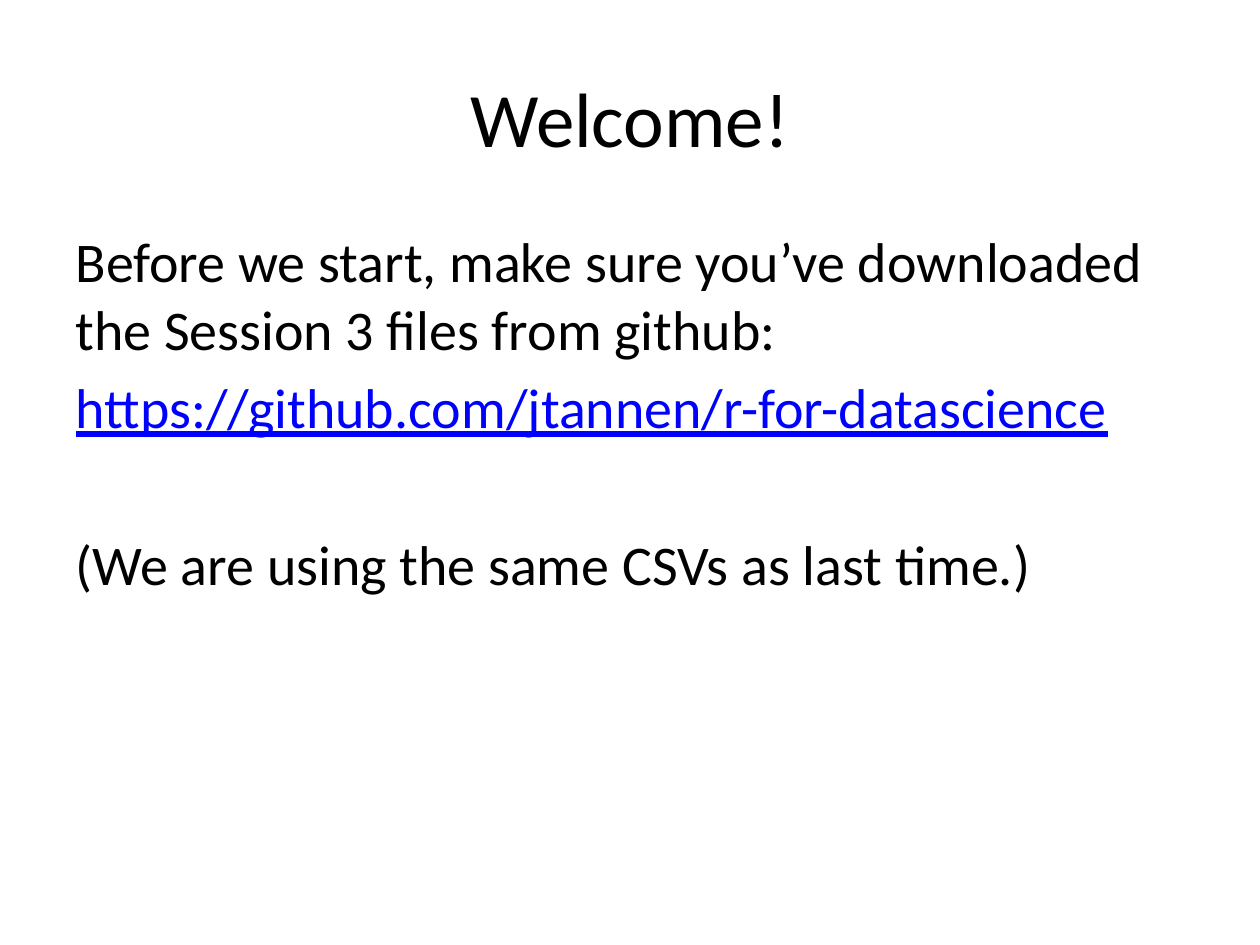
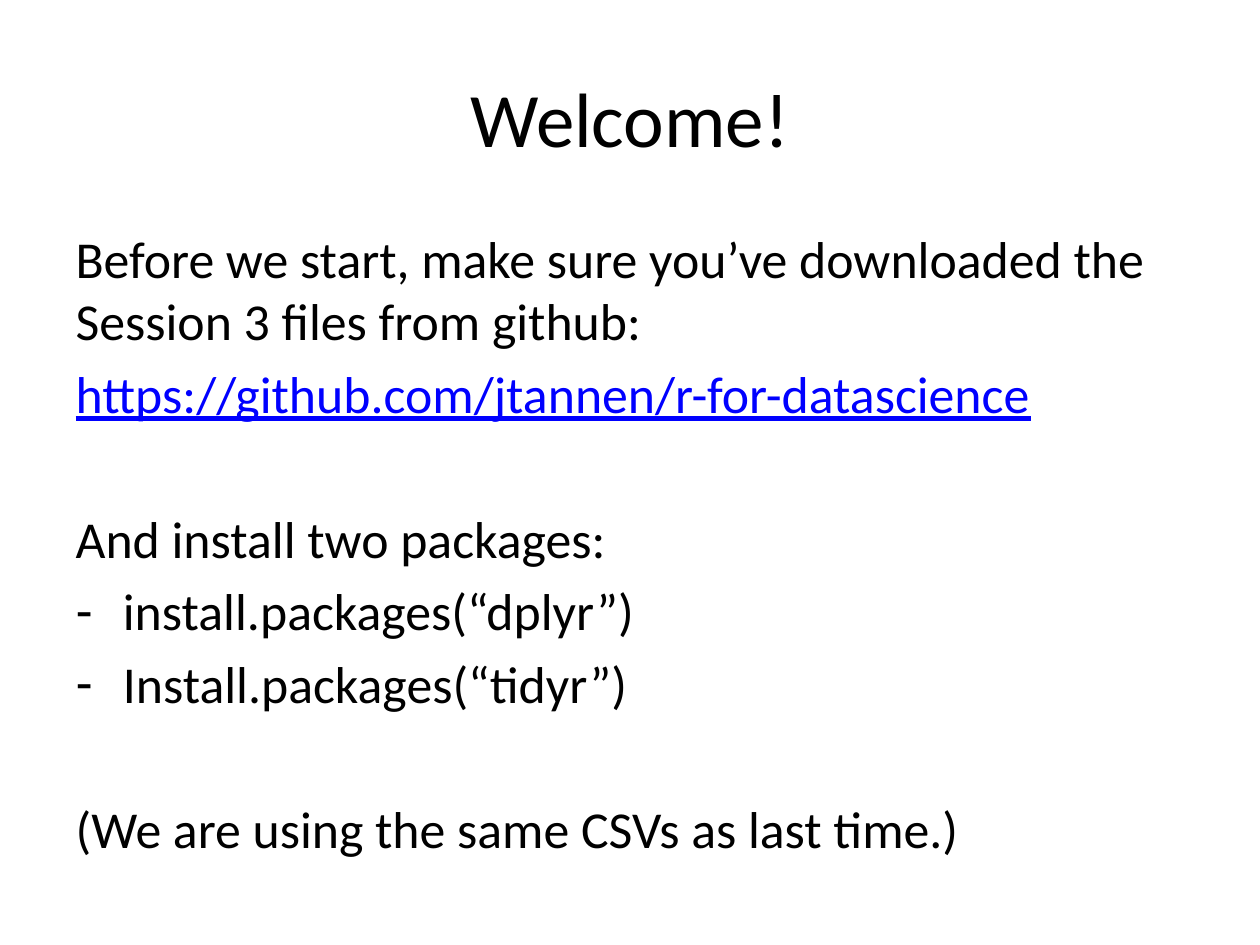
Before and after one commit to jtannen/r-for-datascience, a slide deck: slide 1 of session-3-wrangling/session-3-wrangling.pptx. Drawn at 1260x945 pixels with LibreOffice and Linux fonts; fonts in the diff are those of the drawing. Boxes give left, top, right and bottom in pixels: in the first picture for what was removed or moved away, otherwise in the second. Text is boxed around its words. In the diff, an @@ line names an element or a change of style, - is before the commit and + after.

Commit message:
add two slides

```diff
--- a/session-3-wrangling/session-3-wrangling.pptx
+++ b/session-3-wrangling/session-3-wrangling.pptx
@@ text at (76, 241, 1144, 857): size 32 to 29.6 pt in "Before we start, make sure you’ve downloaded ...", "https://github.com/jtannen/r-for-datascience", "(We are using the same CSVs as ..." @@
@@ text at (76, 522, 634, 712): paragraphs added @@
+And install two packages:
+– install.packages(“dplyr”)
+– Install.packages(“tidyr”)
```
Also in this commit, not shown: 1 other slide changed, 1 slide added.
